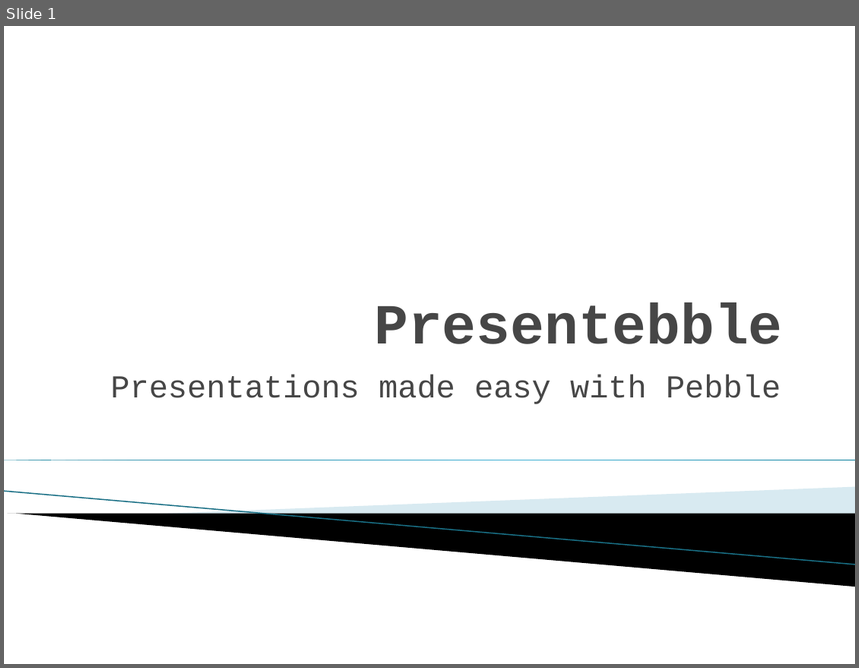
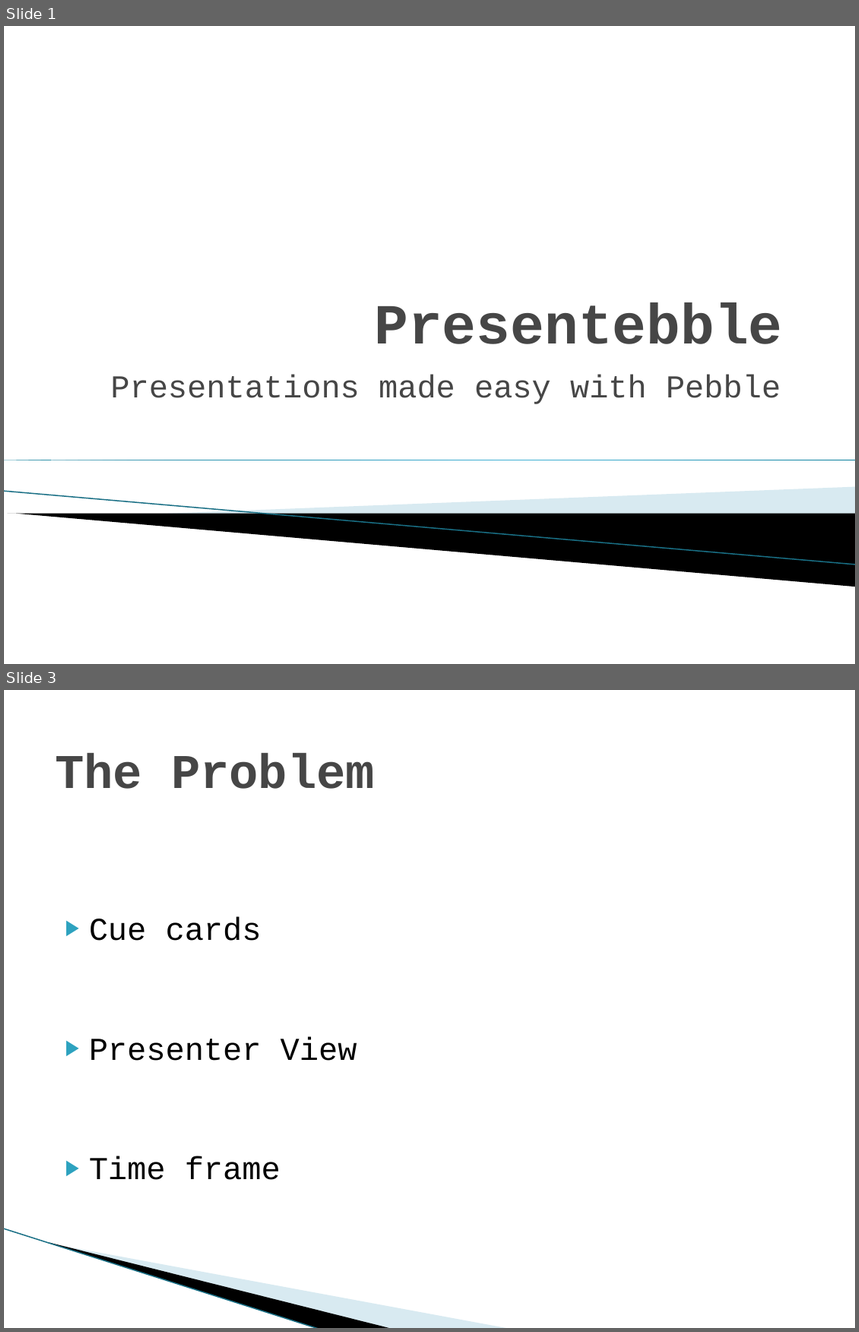
Before and after one commit to Jefftree/pebble_backend, a slide deck: herny.pptx. Shown one above the other, each under a label of ours: slide 1 before the commit, slides 1 and 3 after it; the slides between them are not shown. The pictures are 859x668 and 859x1332 pixels, drawn with LibreOffice and Linux fonts; fonts in the diff are those of the drawing; background and template pictures are left out. Boxes give left, top, right and bottom in pixels: in the first picture for what was removed or moved away, otherwise in the second. Text is boxed around its words. In the diff, an @@ line names an element or a change of style, - is before the commit and + after.

```diff
--- a/herny.pptx
+++ b/herny.pptx
@@ slide 3 added at bbox=[4, 690, 855, 1328], background #FFFFFF @@
@@ title added at bbox=[55, 753, 375, 789], 41 pt, text #464646, bold @@
+The Problem
@@ text added at bbox=[89, 917, 357, 1180], 27 pt, text #000000 @@
+▶ Cue cards
+▶ Presenter View
+▶ Time frame
@@ line added from (4, 1229) to (320, 1328), #97C5D8 0.95 pt @@
@@ freeform shape added at bbox=[49, 1243, 393, 1328], fill #000000 @@
@@ freeform shape added at bbox=[51, 1243, 510, 1328], fill #A0CBDC at 40% opacity @@
```
Also in this commit, not shown: 3 other slides added, 5 slides removed, 2 other files.
